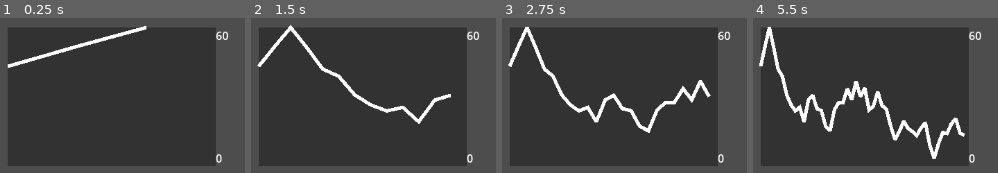
Above: before the commit, frames 1-4 (left to right).
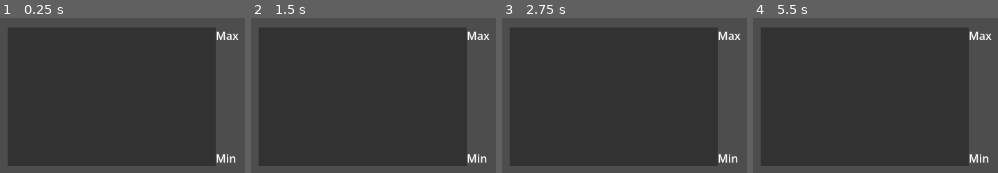
Above: after the commit, the same moments.

Repository: safithetomato/value-tracker
Game: Godot game, scene res://screen.tscn
Two runs of this game, one before a commit and one after it. Both use one fixed random seed, a clock stepped at 60 frames per second and the inputs below.
Inputs:
- Up to frame 1 (0.25 s): no input
- Up to frame 2 (1.5 s): no input
- Up to frame 3 (2.75 s): no input
- Up to frame 4 (5.5 s): no input

The runs differ from the first frame. In frame 1, 2.2% of the frame differs, in the area x 2-98%, y 5-94%; in frame 2, 3.4%; in frame 3, 4.5%; in frame 4, 6.4%.

Commit message:
Update tracking_screen.gd

Diff:
--- a/tracking_screen.gd
+++ b/tracking_screen.gd
@@ -20,7 +20,7 @@
 var min_value: float = 0.0
 
 var line: Line2D = null
-var new_line: Line2D = Line2D.new()
+var new_line: Line2D
 
 func _ready() -> void:
 	down_left_corner = color_rect.get_begin()
@@ -30,13 +30,18 @@
 		min_value = CustomMin
 		max_label.text = str(int(max_value))
 		min_label.text = str(int(min_value))
+	new_line = Line2D.new()
+	new_line.width = 5
 
-	new_line.width = 5
-	var smooth_value = 50.0
-	for i in range(500):
-		smooth_value = lerp(smooth_value,randf_range(smooth_value - 100,smooth_value + 100),0.1)
-		add_value(smooth_value)
-		await get_tree().create_timer(0.1).timeout
+
+	##testing
+	#var smooth_value = 50.0
+	#for i in range(500):
+		#smooth_value = lerp(smooth_value,randf_range(smooth_value - 100,smooth_value + 100),0.1)
+		#add_value(smooth_value)
+		#await get_tree().create_timer(0.1).timeout
+		#if i%12 == 1:
+			#reset_tracker()
 
 func add_value(value: float):
 	values_array.append(value)
@@ -55,23 +60,27 @@
 
 			max_label.text = str(int(max_value))
 			min_label.text = str(int(min_value))
-
-	update_line()
+	_update_line()
 
 func reset_tracker():
 	values_array.clear()
 	for child in get_children():
 		if child is Line2D:
 			child.queue_free()
+	max_value = 0.0
+	min_value = 0.0
+	max_label.text = "Max"
+	min_label.text = "Min"
 
-func update_line():
+func _update_line():
 
 	var new_points: PackedVector2Array
 
 	if line == null:
-		var newest_line = new_line
-		add_child(newest_line)
-		line = newest_line
+		new_line = Line2D.new()
+		new_line.width = 5
+		add_child(new_line)
+		line = new_line
 
 	line.clear_points()
 
